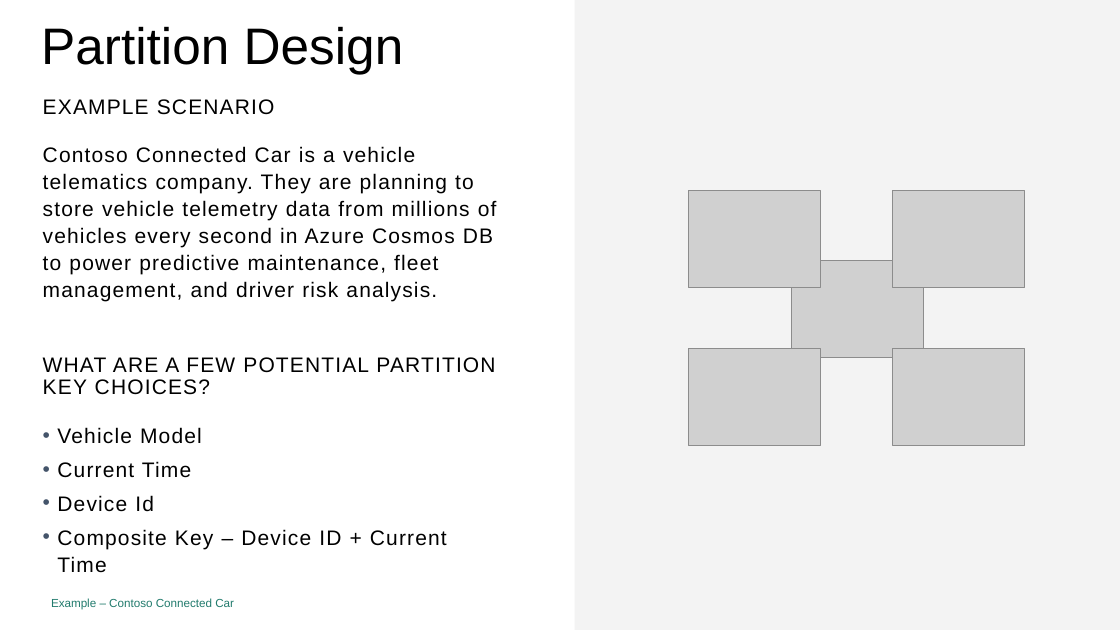
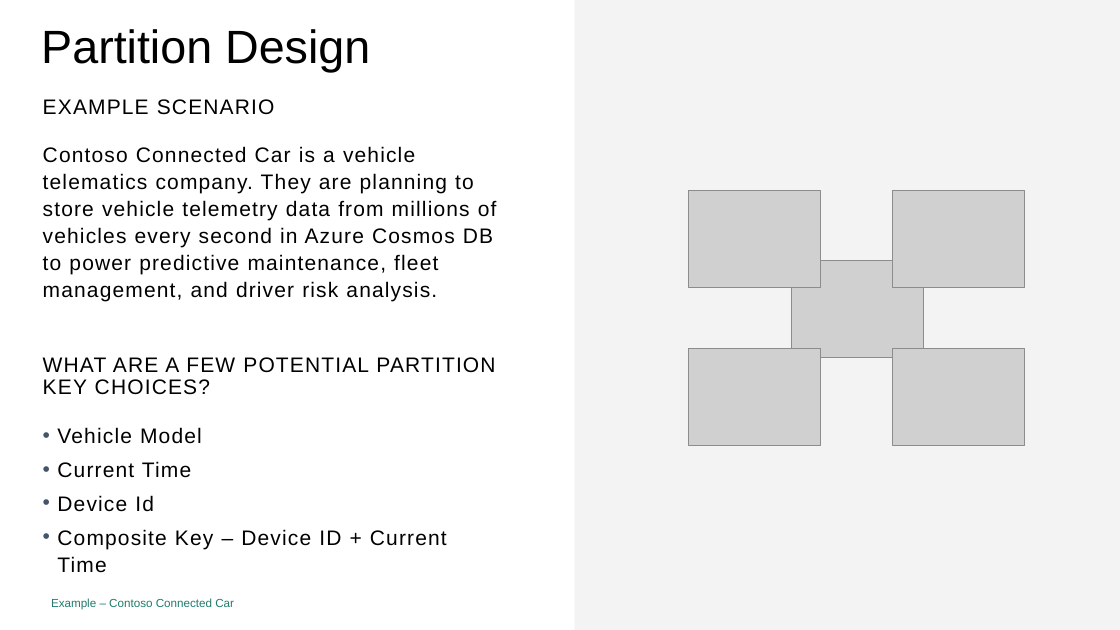
Before and after one commit to CosmosDB/labs, a slide deck: slide 25 of decks/Partitioning.pptx. Drawn at 1120x630 pixels with LibreOffice and Linux fonts; fonts in the diff are those of the drawing; grey boxes stand for pictures; background and template pictures are left out. Boxes give left, top, right and bottom in pixels: in the first picture for what was removed or moved away, otherwise in the second. Text is boxed around its words. In the diff, an @@ line names an element or a change of style, - is before the commit and + after.

Commit message:
update partitioning deck

```diff
--- a/decks/Partitioning.pptx
+++ b/decks/Partitioning.pptx
@@ title "Partition Design" at [41,29,370,72]: size 44 to 40 pt @@
```
Also in this commit, not shown: 13 other slides changed.
